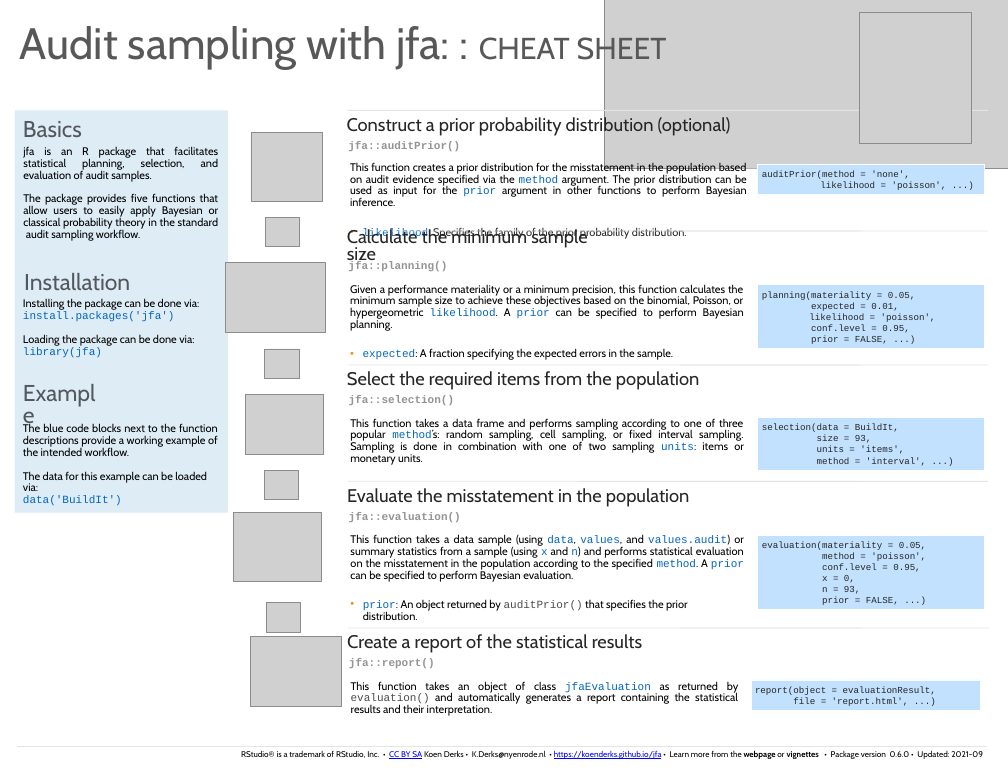
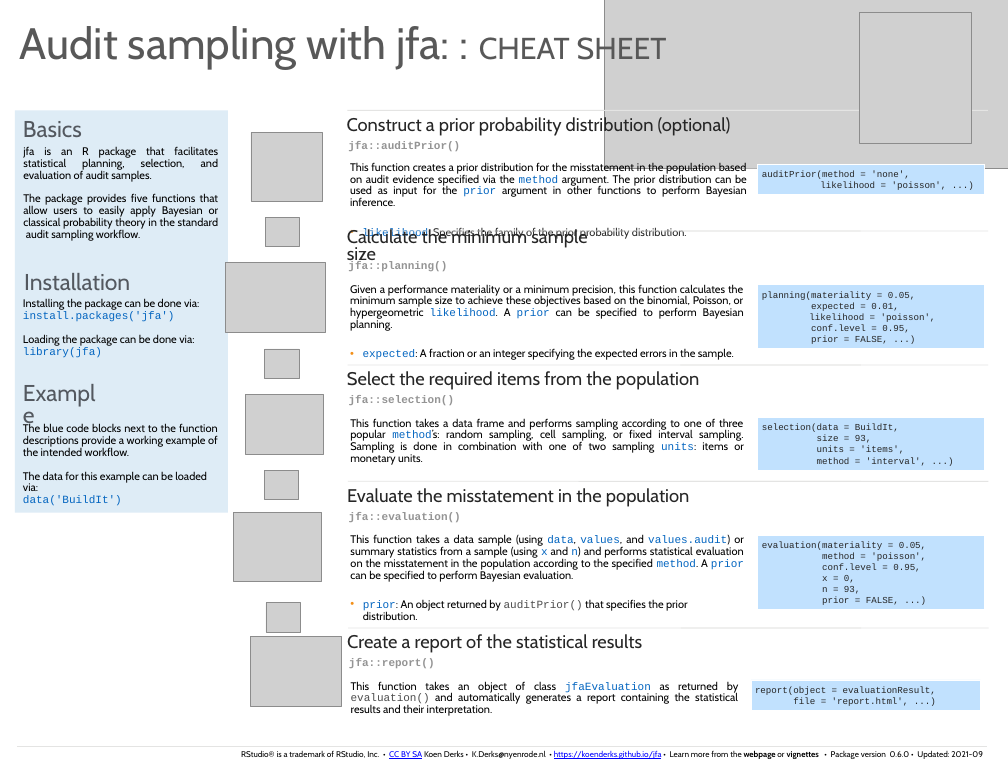
Before and after one commit to koenderks/jfa, a slide deck: slide 1 of man/figures/cheatsheet/cheatsheet.pptx. Drawn at 1008x779 pixels with LibreOffice and Linux fonts; fonts in the diff are those of the drawing; grey boxes stand for pictures. Boxes give left, top, right and bottom in pixels: in the first picture for what was removed or moved away, otherwise in the second. Text is boxed around its words. In the diff, an @@ line names an element or a change of style, - is before the commit and + after.

Commit message:
Last update cheatsheet

```diff
--- a/man/figures/cheatsheet/cheatsheet.pptx
+++ b/man/figures/cheatsheet/cheatsheet.pptx
@@ text at box(363, 348, 734, 360): text changed @@
-• expected: A fraction specifying the expected errors in the sample.
+• expected: A fraction or an integer specifying the expected errors in the sample.
```
Also in this commit, not shown: 2 other files.
